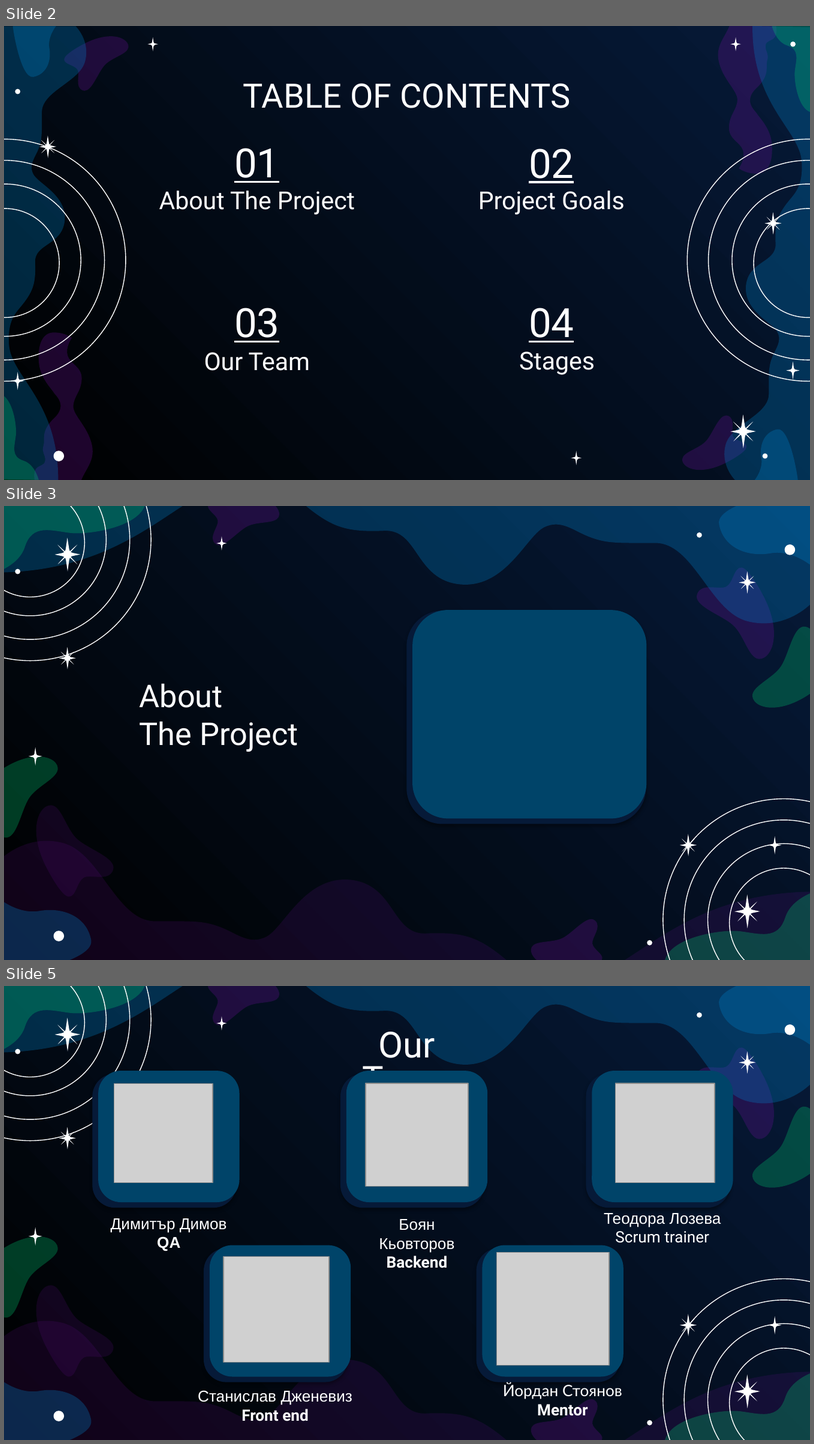
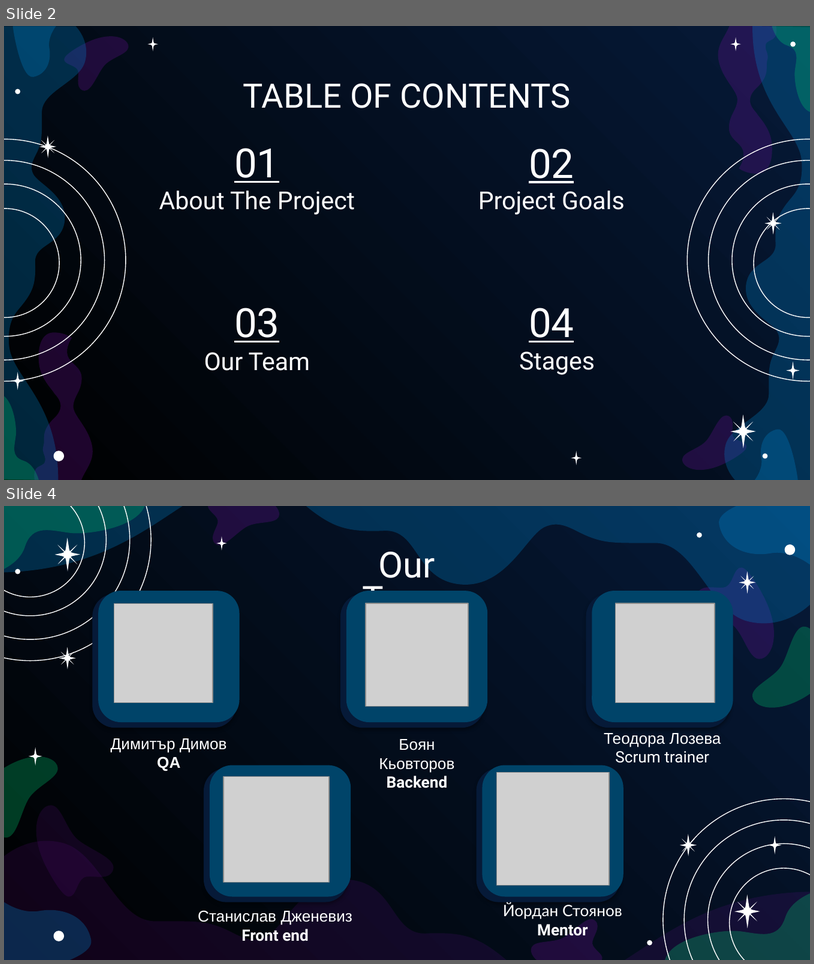
Before and after one commit to codingburgas/2223-9th-grade-sprint-math-games-binary-space, a slide deck: docs/Binary_space_presentation.pptx. Shown one above the other, each under a label of ours: slides 2, 3 and 5 before the commit, slides 2 and 4 after it; the slides between them are not shown. The pictures are 814x1444 and 814x964 pixels, drawn with LibreOffice and Linux fonts; fonts in the diff are those of the drawing; grey boxes stand for pictures. Boxes give left, top, right and bottom in pixels: in the first picture for what was removed or moved away, otherwise in the second. Text is boxed around its words. In the diff, an @@ line names an element or a change of style, - is before the commit and + after.

Commit message:
Edit PowerPoint documentation

```diff
--- a/docs/Binary_space_presentation.pptx
+++ b/docs/Binary_space_presentation.pptx
@@ slide 3 removed at [4,506,810,960], background gradient #000000 to #061A38; not listed: 33 template elements that a slide beside it also shows @@
@@ rounded rectangle removed at [407,611,646,823] @@
@@ rounded rectangle removed at [414,611,646,817] @@
@@ text removed at [140,683,298,751] @@
-About
-The Project
@@ what was slide 5 is now slide 4 @@
```
